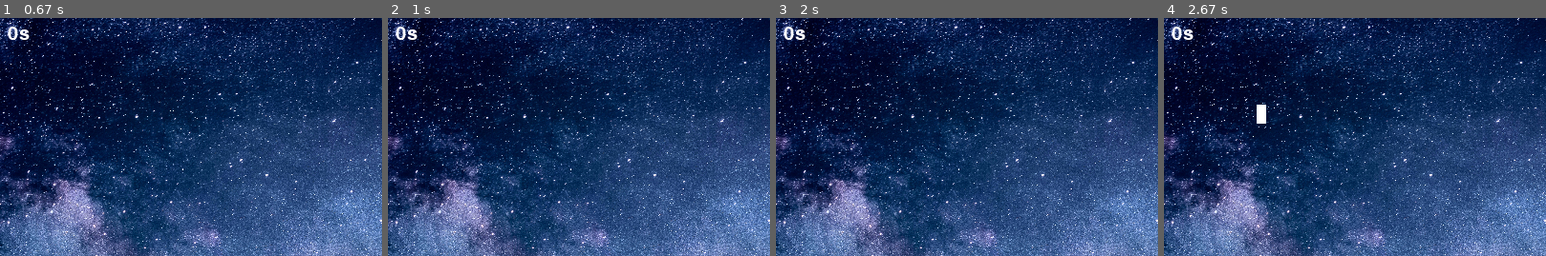
Above: before the commit, frames 1-4 (left to right).
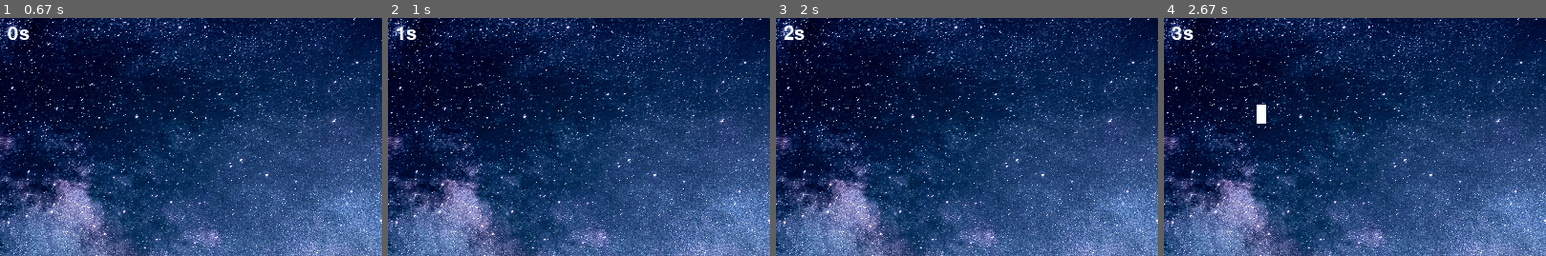
Above: after the commit, the same moments.

Repository: Plasma-69/Pygame
Game: pygame game, started from main.py
Two runs of this game, one before a commit and one after it. Both use one fixed random seed, a clock stepped at 60 frames per second and the inputs below.
Inputs:
- Up to frame 1 (0.67 s): no input
- Up to frame 2 (1 s): hold Right from 0.83 s (still down)
- Up to frame 3 (2 s): release Right at 1.3 s; hold Left 1.33-1.93 s; hold Left from 1.97 s (still down)
- Up to frame 4 (2.67 s): release Left at 2.62 s; hold Right from 2.65 s (still down)
The pictures show only the part of the screen within x 8-58%, y 1-51%; the shares and areas given below are measured in that part.

Frame 1 is identical in both runs. In frame 2, 0.2% of the frame differs, in the area x 2-8%, y 3-10%; in frame 3, 0.2%; in frame 4, less than 0.1%.

Commit message:
Update main.py

Diff:
--- a/main.py
+++ b/main.py
@@ -39,10 +39,11 @@
 
 
     player = pygame.Rect(200 , HEIGHT - PLAYER_HEIGHT, PLAYER_WIDTH, PLAYER_HEIGHT)
-    elasped_time = time.time() - start_time
+
     hit = False
 
     while run:
+        elasped_time = time.time() - start_time
         star_count += clock.tick(60)
         if star_count > star_add_increment:
             for _ in range(3):
